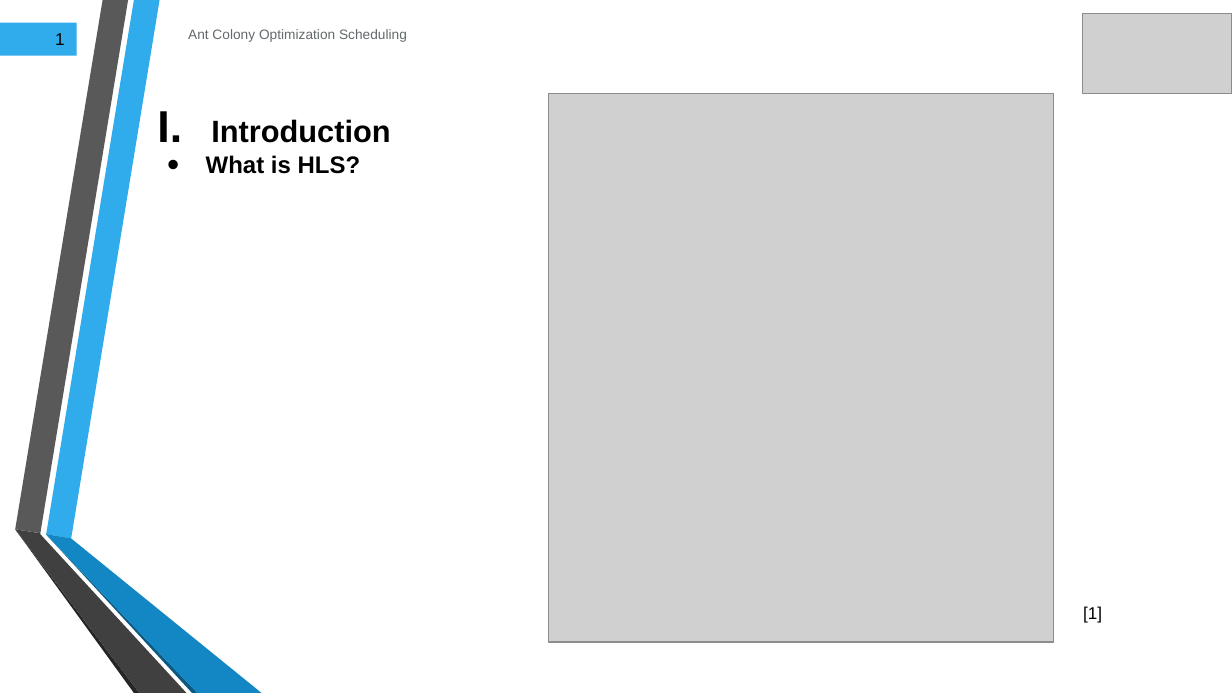
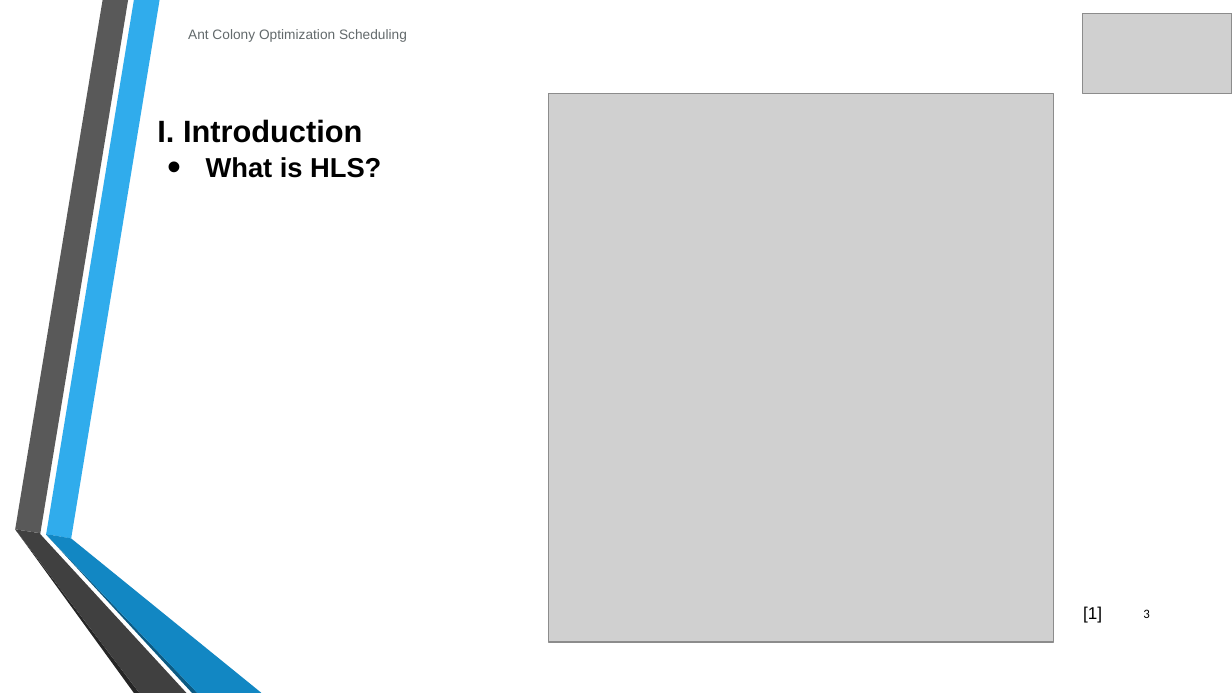
Before and after one commit to JaouaherBelgacem/Ant-Colony-Optimization, a slide deck: slide 3 of Final submission/Presentation/ACO presentation draft.pptx. Drawn at 1232x693 pixels with LibreOffice and Linux fonts; fonts in the diff are those of the drawing; grey boxes stand for pictures; background and template pictures are left out. Boxes give left, top, right and bottom in pixels: in the first picture for what was removed or moved away, otherwise in the second. Text is boxed around its words. In the diff, an @@ line names an element or a change of style, - is before the commit and + after.

```diff
--- a/Final submission/Presentation/ACO presentation draft.pptx
+++ b/Final submission/Presentation/ACO presentation draft.pptx
@@ rectangle removed at (x1=0, y1=22, x2=76, y2=55) @@
-1
@@ text at (x1=157, y1=119, x2=362, y2=143): text changed @@
-I. Introduction
+I. Introduction
@@ text "What is HLS?" at (x1=206, y1=157, x2=381, y2=178): size 14 to 16 pt @@
@@ page number added at (x1=1143, y1=609, x2=1150, y2=618), 7.5 pt, text #000000 @@
+3
```
Also in this commit, not shown: 5 other slides changed, 7 slides added, 7 slides removed, 1 other file.
